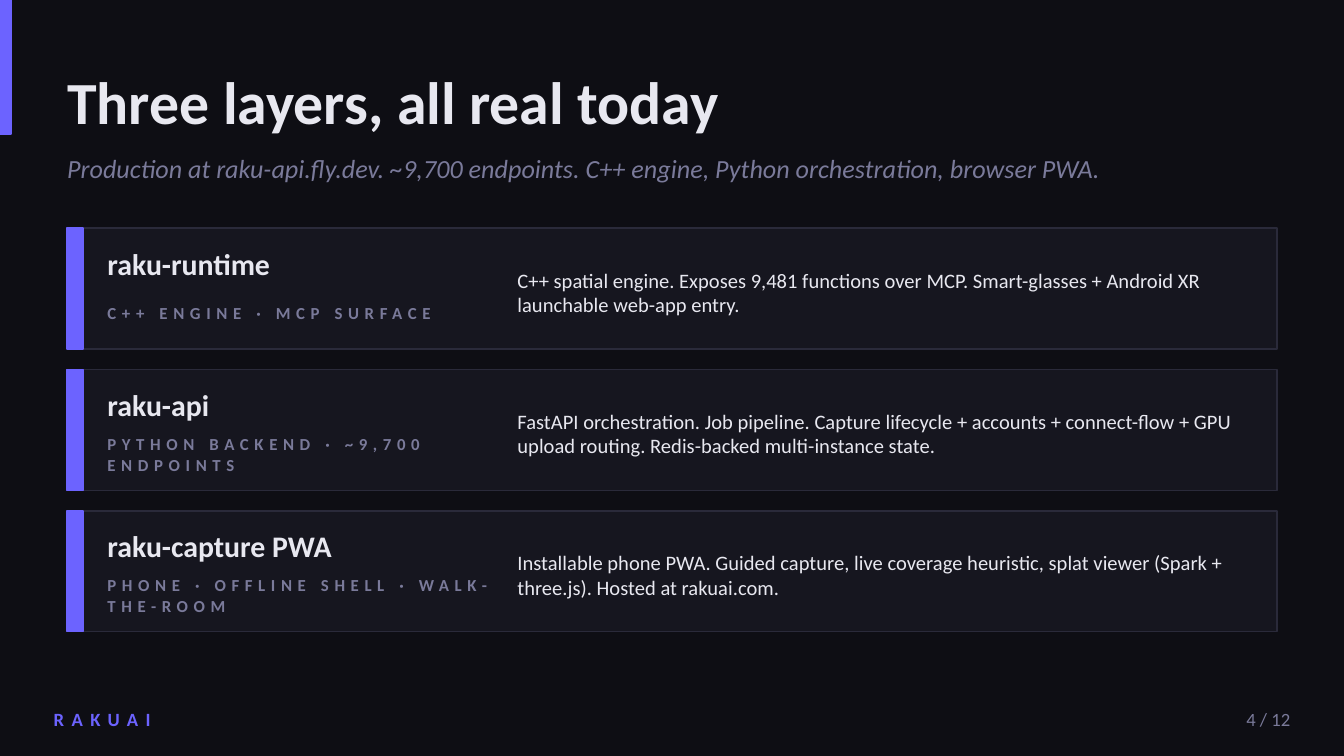
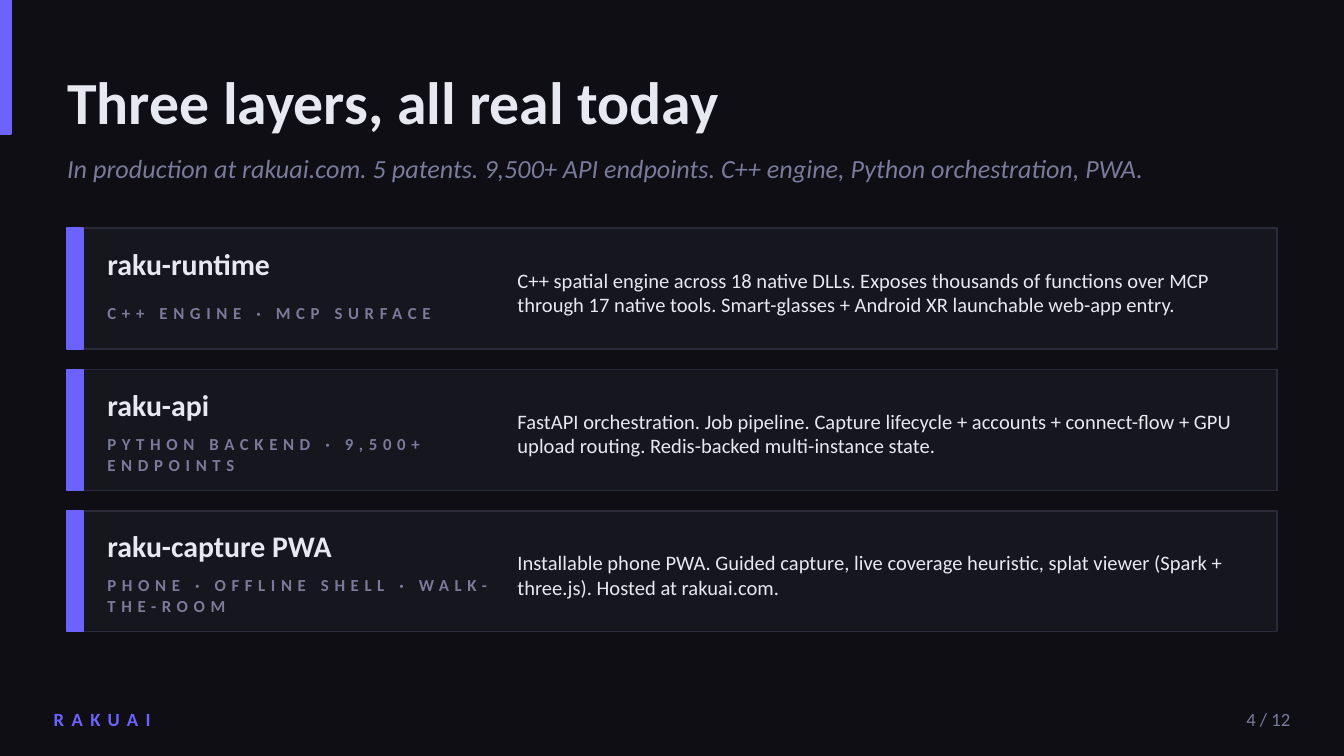
Before and after one commit to RakuXR/rakuxr.github.io, a slide deck: slide 4 of deck.pptx. Drawn at 1344x756 pixels with LibreOffice and Linux fonts; fonts in the diff are those of the drawing. Boxes give left, top, right and bottom in pixels: in the first picture for what was removed or moved away, otherwise in the second. Text is boxed around its words. In the diff, an @@ line names an element or a change of style, - is before the commit and + after.

```diff
--- a/deck.pptx
+++ b/deck.pptx
@@ text at (67, 160, 1143, 183): text changed @@
-Production at raku-api.fly.dev. ~9,700 endpoints. C++ engine, Python orchestration, browser PWA.
+In production at rakuai.com. 5 patents. 9,500+ API endpoints. C++ engine, Python orchestration, PWA.
@@ text at (517, 273, 1208, 316): text changed @@
-C++ spatial engine. Exposes 9,481 functions over MCP. Smart-glasses + Android XR launchable web-app entry.
+C++ spatial engine across 18 native DLLs. Exposes thousands of functions over MCP through 17 native tools. Smart-glasses + Android XR launchable web-app entry.
@@ text at (107, 439, 420, 471): text changed @@
-PYTHON BACKEND · ~9,700 ENDPOINTS
+PYTHON BACKEND · 9,500+ ENDPOINTS
```
Also in this commit, not shown: 7 other slides changed, 1 other file.
